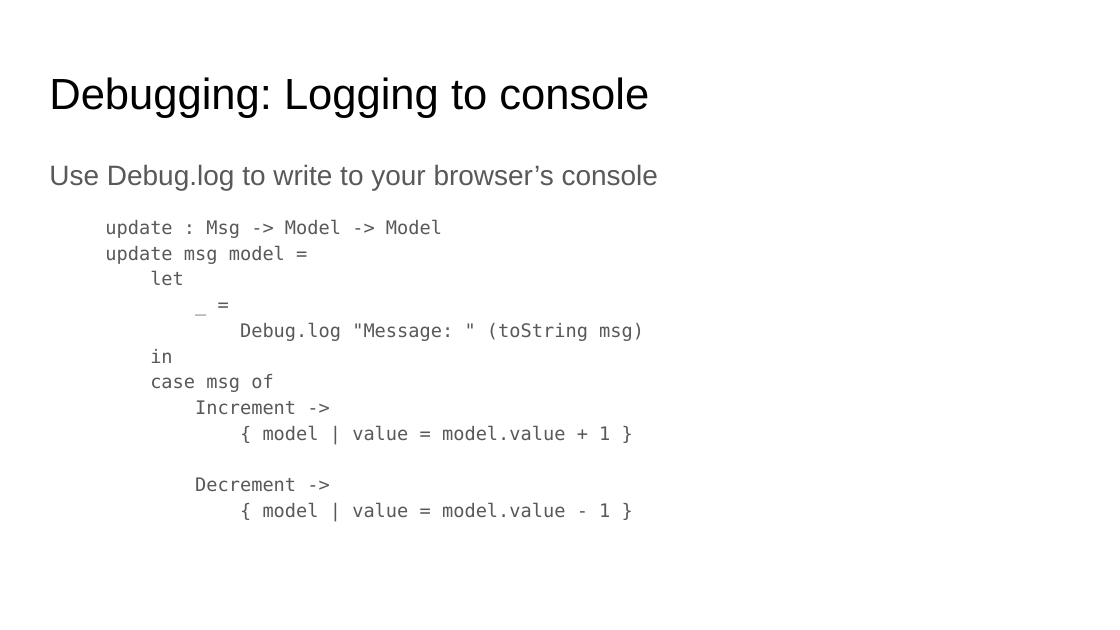
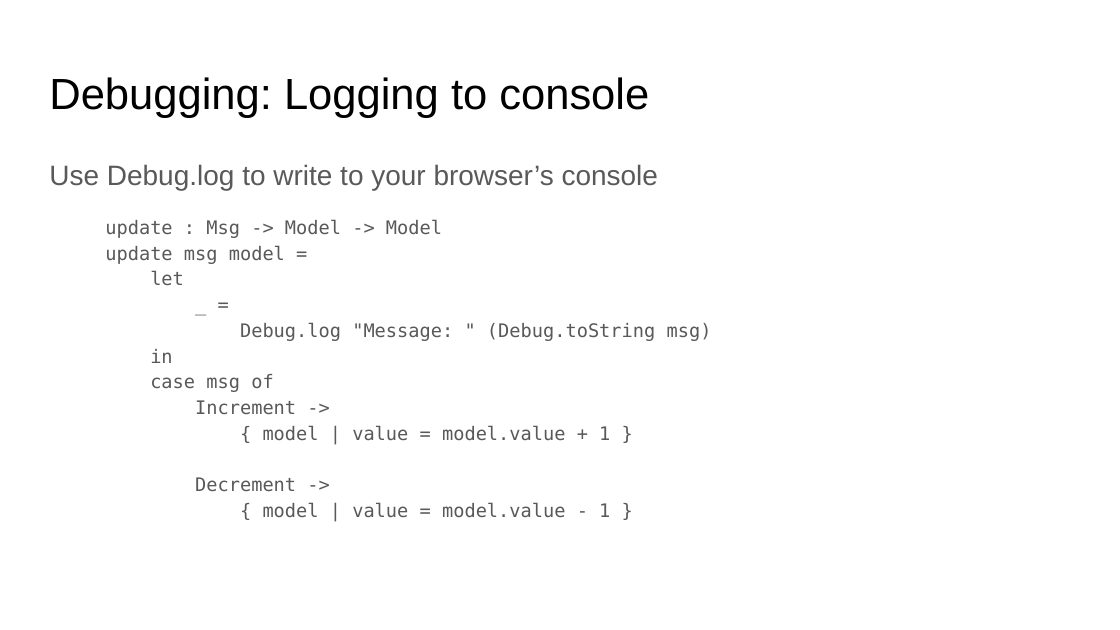
Before and after one commit to stubillwhite/elm-examples, a slide deck: slide 14 of slides.pptx. Drawn at 1120x630 pixels with LibreOffice and Linux fonts; fonts in the diff are those of the drawing. Boxes give left, top, right and bottom in pixels: in the first picture for what was removed or moved away, otherwise in the second. Text is boxed around its words. In the diff, an @@ line names an element or a change of style, - is before the commit and + after.

```diff
--- a/slides.pptx
+++ b/slides.pptx
@@ text at (240, 322, 712, 341): text changed @@
-Debug.log "Message: " (toString msg)
+Debug.log "Message: " (Debug.toString msg)
```
Also in this commit, not shown: 1 other slide changed.
